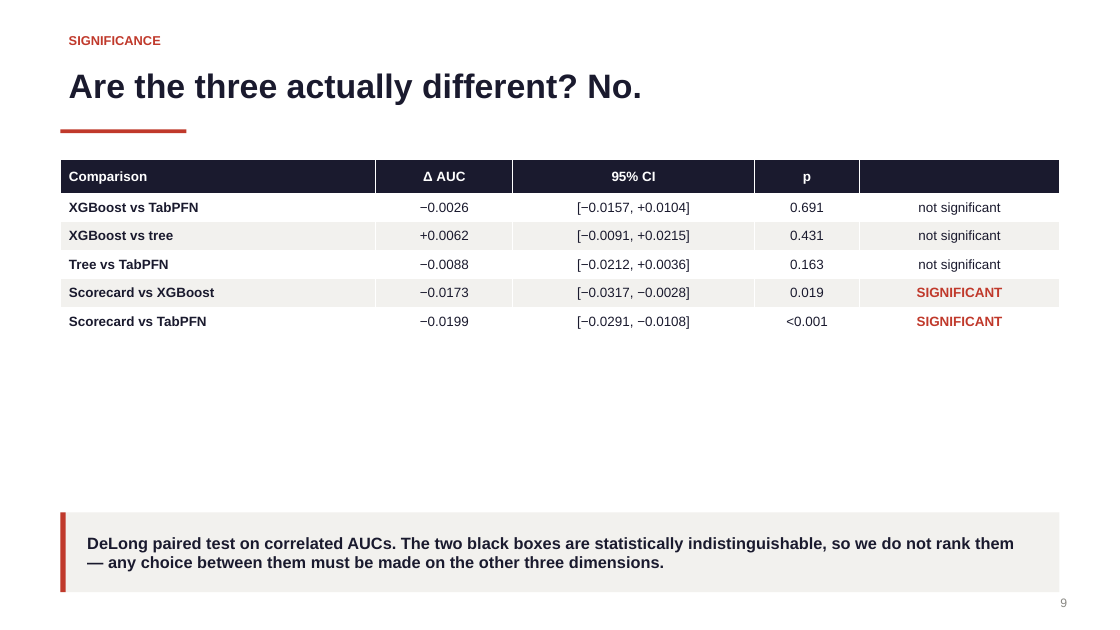
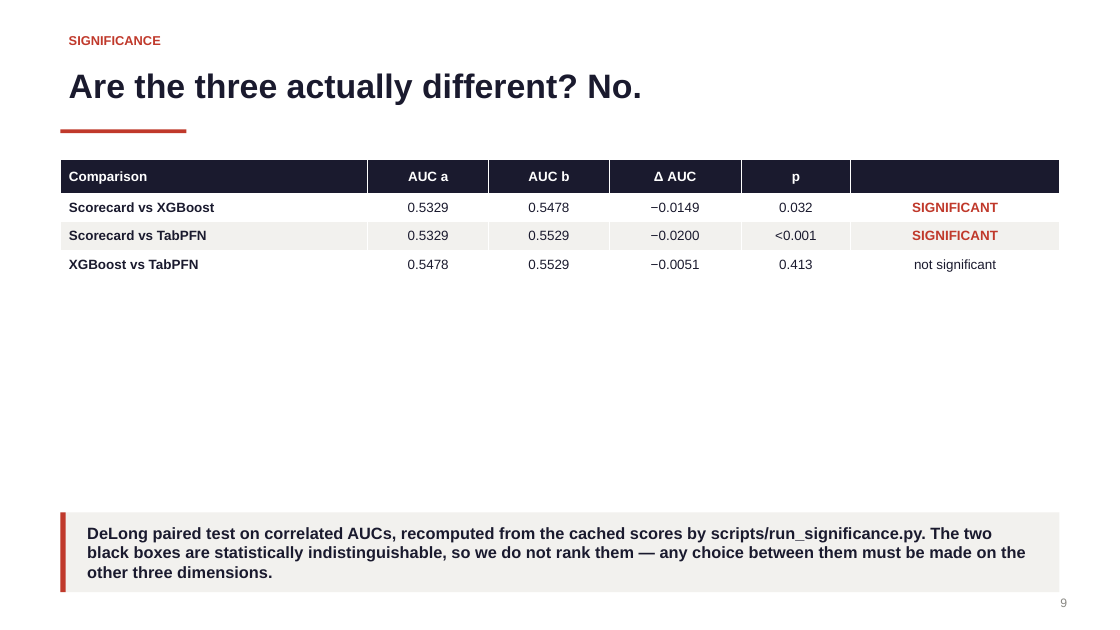
Before and after one commit to Anatole-JDM/ISAF-group-project, a slide deck: slide 9 of reports/ISAF_presentation.pptx. Drawn at 1120x630 pixels with LibreOffice and Linux fonts; fonts in the diff are those of the drawing. Boxes give left, top, right and bottom in pixels: in the first picture for what was removed or moved away, otherwise in the second. Text is boxed around its words. In the diff, an @@ line names an element or a change of style, - is before the commit and + after.

Commit message:
Generate the DeLong table instead of quoting it; add its producer script
The audit caught section 24.1 and deck slide 9 carrying DeLong numbers that no
longer reproduced from outputs/scores__consent__matched.parquet: gbm vs tabpfn was
given as -0.0026 (p 0.691) against the artifact's -0.0051 (p 0.413), scorecard vs
gbm as -0.0173 (p 0.019) against -0.0149 (p 0.032), and the table carried a
decision-tree arm that is not in the matched scores at all. They came from an
interactive run.

scripts/run_significance.py now recomputes them and writes
outputs/significance__consent__matched.json; the slide builds its rows from that
file, and section 24.1 prints the marginal AUCs so they can be checked against
metrics__consent__matched.json at a glance. The conclusion is unchanged - the two
black boxes are indistinguishable, the scorecard is significantly worse than both -
but the figures now tie out and section 24 is no longer unreproducible.

```diff
--- a/reports/ISAF_presentation.pptx
+++ b/reports/ISAF_presentation.pptx
@@ table at (60, 160, 1060, 276) @@
-Comparison | Δ AUC | 95% CI | p | 
-XGBoost vs TabPFN | −0.0026 | [−0.0157, +0.0104] | 0.691 | not significant
-XGBoost vs tree | +0.0062 | [−0.0091, +0.0215] | 0.431 | not significant
-Tree vs TabPFN | −0.0088 | [−0.0212, +0.0036] | 0.163 | not significant
-Scorecard vs XGBoost | −0.0173 | [−0.0317, −0.0028] | 0.019 | SIGNIFICANT
-Scorecard vs TabPFN | −0.0199 | [−0.0291, −0.0108] | <0.001 | SIGNIFICANT
+Comparison | AUC a | AUC b | Δ AUC | p | 
+Scorecard vs XGBoost | 0.5329 | 0.5478 | −0.0149 | 0.032 | SIGNIFICANT
+Scorecard vs TabPFN | 0.5329 | 0.5529 | −0.0200 | <0.001 | SIGNIFICANT
+XGBoost vs TabPFN | 0.5478 | 0.5529 | −0.0051 | 0.413 | not significant
@@ text at (87, 527, 1026, 578): text changed @@
-DeLong paired test on correlated AUCs. The two black boxes are statistically indistinguishable, so we do not rank them — any choice between them must be made on the other three dimensions.
+DeLong paired test on correlated AUCs, recomputed from the cached scores by scripts/run_significance.py. The two black boxes are statistically indistinguishable, so we do not rank them — any choice between them must be made on the other three dimensions.
```
Also in this commit, not shown: 5 other files.
